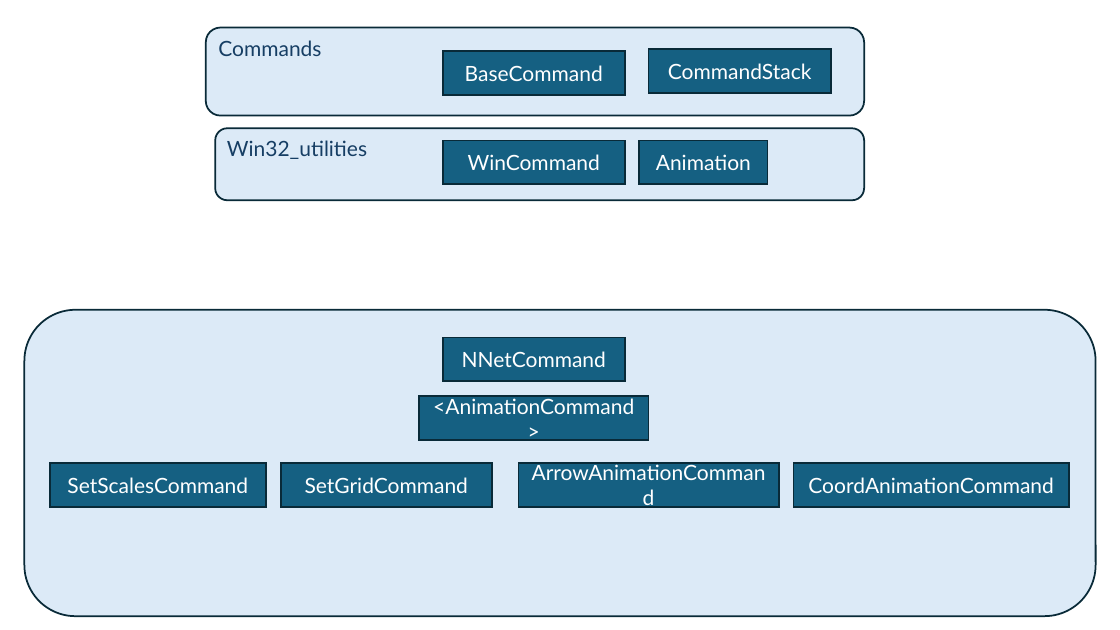
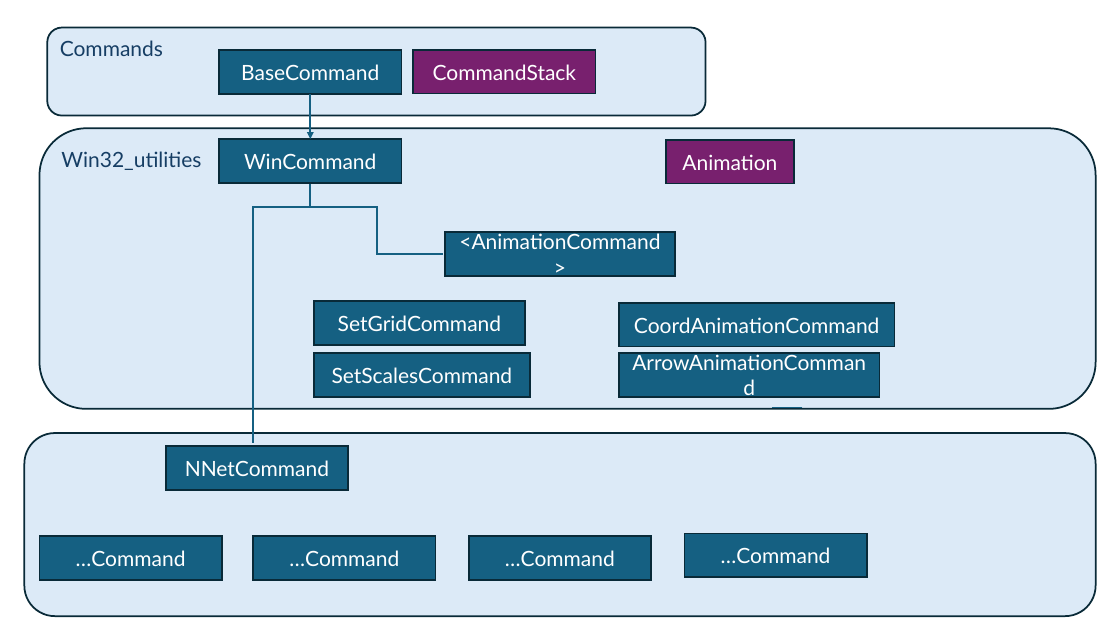
Before and after one commit to pk1954/solutions, a slide deck: slide 1 of NNet/Docu/Commands.pptx. Drawn at 1120x630 pixels with LibreOffice and Linux fonts; fonts in the diff are those of the drawing. Boxes give left, top, right and bottom in pixels: in the first picture for what was removed or moved away, otherwise in the second. Text is boxed around its words. In the diff, an @@ line names an element or a change of style, - is before the commit and + after.

```diff
--- a/NNet/Docu/Commands.pptx
+++ b/NNet/Docu/Commands.pptx
@@ rounded rectangle "Commands": place and size @@
-rounded rectangle "Commands" at (206, 28, 865, 116)
+rounded rectangle "Commands" at (47, 28, 706, 116)
@@ rectangle "BaseCommand": place and size @@
-rectangle "BaseCommand" at (443, 51, 625, 95)
+rectangle "BaseCommand" at (219, 50, 402, 94)
@@ rectangle "CommandStack" at (413, 50, 596, 93): fill #156082 to #78206E @@
@@ rectangle "CommandStack": place and size @@
-rectangle "CommandStack" at (649, 49, 831, 92)
+rectangle "CommandStack" at (413, 50, 596, 93)
@@ arrow added from (310, 94) to (310, 139), #156082 1.5 pt @@
@@ rounded rectangle "Win32_utilities": place and size @@
-rounded rectangle "Win32_utilities" at (215, 129, 864, 201)
+rounded rectangle "Win32_utilities" at (39, 129, 1096, 409)
@@ rectangle "WinCommand": place and size @@
-rectangle "WinCommand" at (443, 140, 625, 184)
+rectangle "WinCommand" at (219, 139, 402, 183)
@@ rectangle "Animation": place and size @@
-rectangle "Animation" at (639, 140, 768, 184)
+rectangle "Animation" at (666, 139, 795, 183)
@@ rectangle "Animation" at (666, 139, 795, 183): fill #156082 to #78206E @@
@@ elbow line added from (310, 183) to (254, 443), #156082 1.5 pt @@
@@ elbow line added from (310, 207) to (444, 255), #156082 1.5 pt @@
@@ rectangle "<AnimationCommand>": place and size @@
-rectangle "<AnimationCommand>" at (419, 397, 649, 440)
+rectangle "<AnimationCommand>" at (445, 233, 675, 276)
@@ rectangle "SetGridCommand": place and size @@
-rectangle "SetGridCommand" at (281, 463, 492, 507)
+rectangle "SetGridCommand" at (314, 301, 526, 344)
@@ rectangle "CoordAnimationCommand": place and size @@
-rectangle "CoordAnimationCommand" at (794, 463, 1070, 507)
+rectangle "CoordAnimationCommand" at (619, 302, 895, 346)
@@ rectangle "SetScalesCommand": place and size @@
-rectangle "SetScalesCommand" at (50, 463, 266, 507)
+rectangle "SetScalesCommand" at (314, 353, 530, 397)
@@ rectangle "ArrowAnimationCommand": place and size @@
-rectangle "ArrowAnimationCommand" at (518, 463, 779, 507)
+rectangle "ArrowAnimationCommand" at (619, 353, 880, 397)
@@ line added from (802, 408) to (772, 408), #156082 1.5 pt @@
@@ rounded rectangle: place and size @@
-rounded rectangle at (24, 310, 1096, 617)
+rounded rectangle at (24, 434, 1096, 617)
@@ rectangle "NNetCommand": place and size @@
-rectangle "NNetCommand" at (443, 338, 625, 381)
+rectangle "NNetCommand" at (166, 446, 348, 490)
@@ rectangle added at (39, 536, 222, 580), fill #156082, outline #092A39 1.5 pt, 18 pt, text #FFFFFF @@
+…Command
@@ rectangle added at (254, 536, 436, 580), fill #156082, outline #092A39 1.5 pt, 18 pt, text #FFFFFF @@
+…Command
@@ rectangle added at (469, 536, 651, 580), fill #156082, outline #092A39 1.5 pt, 18 pt, text #FFFFFF @@
+…Command
@@ rectangle added at (685, 534, 867, 577), fill #156082, outline #092A39 1.5 pt, 18 pt, text #FFFFFF @@
+…Command
```
Also in this commit, not shown: 35 other files.
